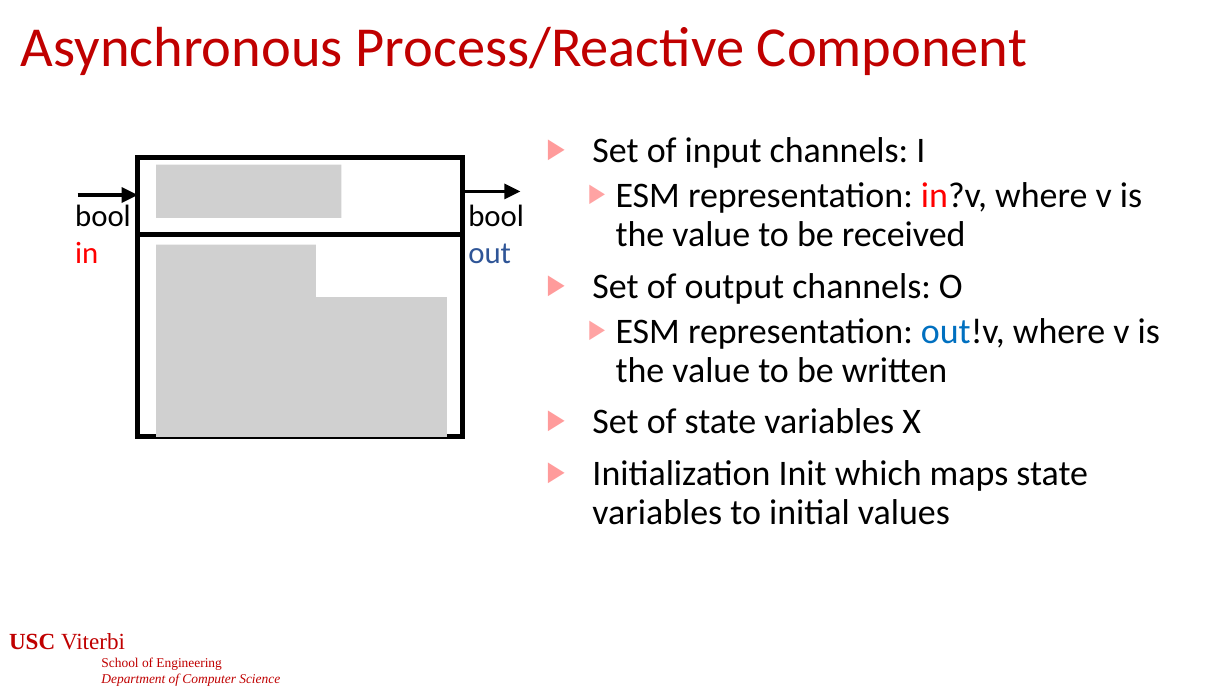
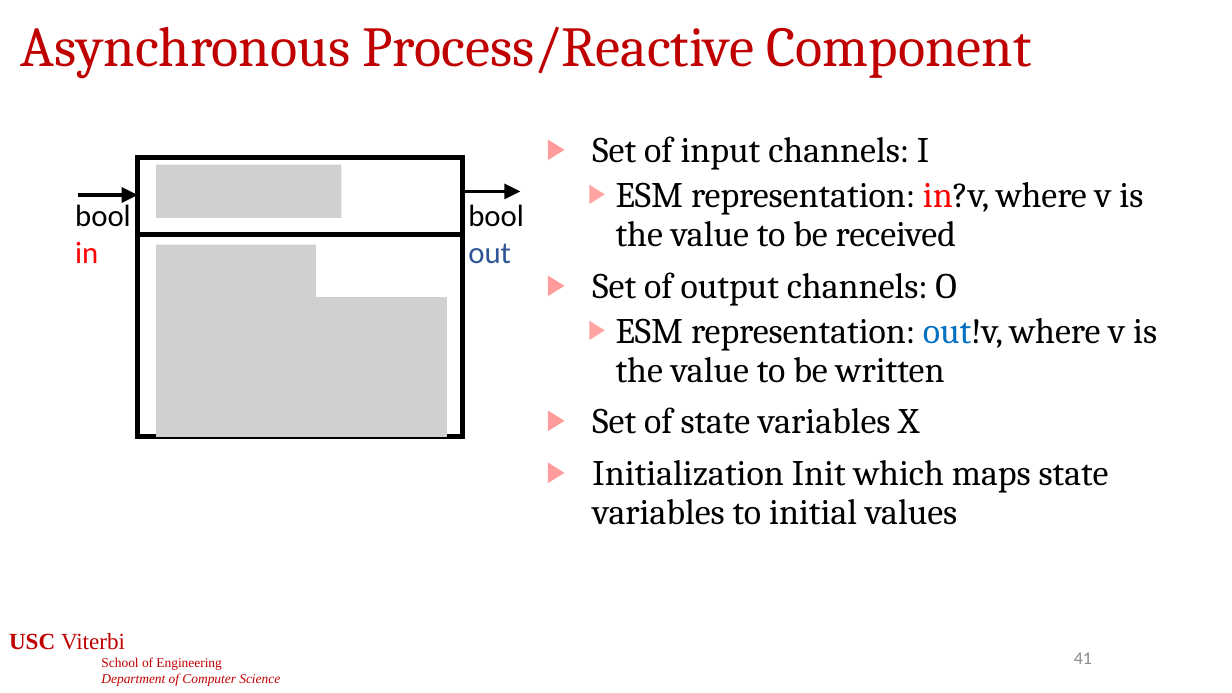
Before and after one commit to jdeshmukh/jdeshmukh.github.io, a slide deck: slide 41 of teaching/cs513-autocps-fall-2026/slides/2-ModelsOfComputation.pptx. Drawn at 1232x693 pixels with LibreOffice and Linux fonts; fonts in the diff are those of the drawing; grey boxes stand for pictures; background and template pictures are left out. Boxes give left, top, right and bottom in pixels: in the first picture for what was removed or moved away, otherwise in the second. Text is boxed around its words. In the diff, an @@ line names an element or a change of style, - is before the commit and + after.

```diff
--- a/teaching/cs513-autocps-fall-2026/slides/2-ModelsOfComputation.pptx
+++ b/teaching/cs513-autocps-fall-2026/slides/2-ModelsOfComputation.pptx
@@ title "Asynchronous Process/Reactive Component" at bbox=[21, 26, 1031, 78]: font Calibri to Cambria @@
@@ text "Set of input channels: I" at bbox=[592, 136, 1157, 525]: font Calibri to Cambria @@
@@ page number added at bbox=[1074, 652, 1092, 664], 14 pt, text #8C8C8C @@
+41
```
Also in this commit, not shown: 46 other slides changed, 1 slide added, 1 other file.
